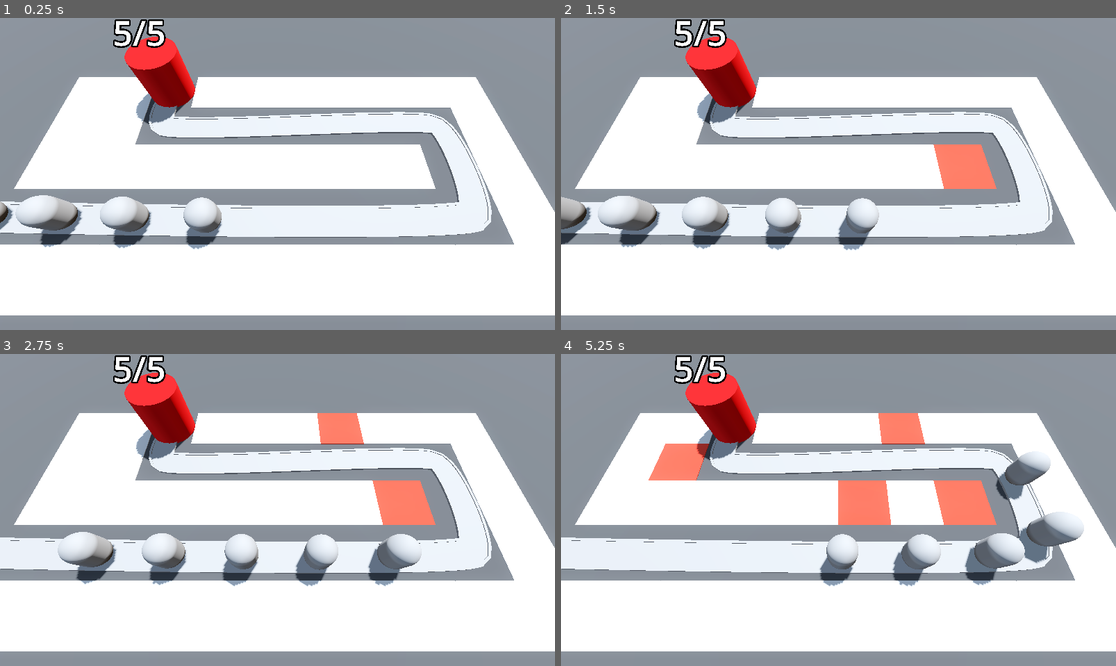
Above: before the commit, frames 1-4 (two rows, left to right).
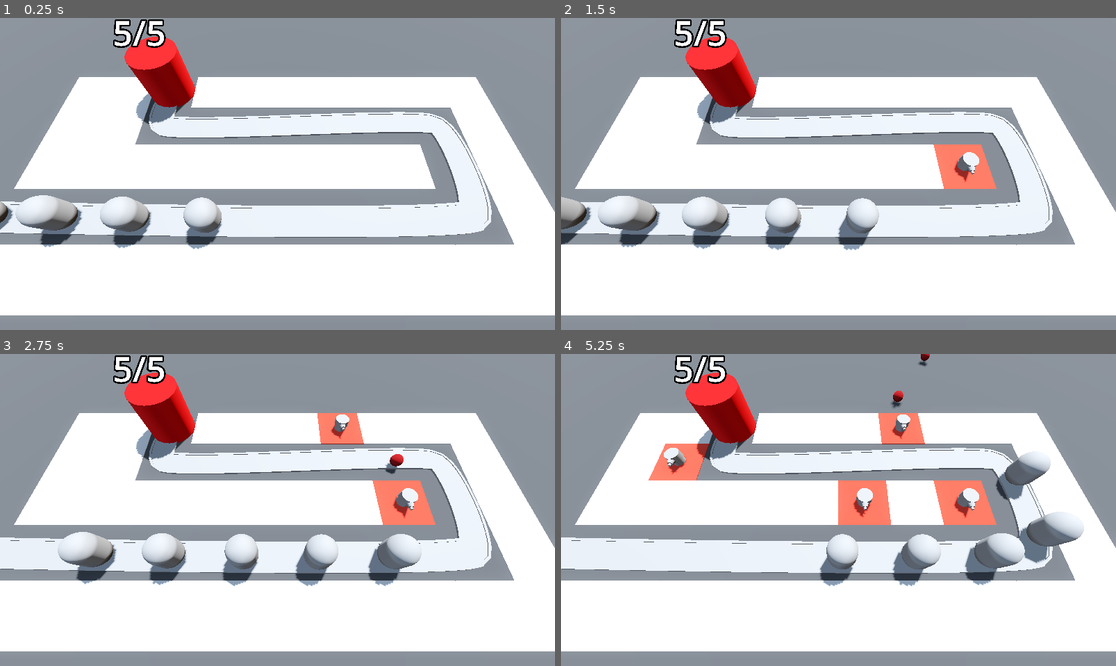
Above: after the commit, the same moments.

Repository: geraldovedrossi/gamedev_tv_godot
Game: Godot game, scene res://BaseLevel.tscn
The game is run twice, just before and just after one commit, with the same random seed, the same clock (stepped at 60 frames per second) and the same inputs.
Inputs (mouse positions are in pixels of both pictures, inside the frame that each line leads up to):
- Up to frame 1 (0.25 s): no input
- Up to frame 2 (1.5 s): move the mouse to (960, 158) at 0.52 s; click (960, 158) at 0.6 s; move the mouse to (727, 189) at 1.27 s; click (727, 189) at 1.35 s
- Up to frame 3 (2.75 s): move the mouse to (333, 441) at 2.02 s; click (333, 441) at 2.1 s
- Up to frame 4 (5.25 s): move the mouse to (810, 572) at 2.77 s; click (810, 572) at 2.85 s; move the mouse to (1005, 556) at 3.52 s; click (1005, 556) at 3.6 s; move the mouse to (672, 463) at 4.27 s; click (672, 463) at 4.35 s; move the mouse to (866, 510) at 5.02 s; click (866, 510) at 5.1 s

The runs differ from the first frame. In frame 2, 0.3% of the frame differs, in the area x 70-76%, y 42-53%; in frame 3, 0.5%; in frame 4, 1.0%, in the area x 18-76%, y 0-53%.

Commit message:
Creating projctiles

Diff:
--- a/barbarian-blaster/barbarian-blaster/BaseLevel.tscn
+++ b/barbarian-blaster/barbarian-blaster/BaseLevel.tscn
@@ -1,9 +1,11 @@
-[gd_scene load_steps=10 format=3 uid="uid://07b0w8wg0t3d"]
+[gd_scene load_steps=12 format=3 uid="uid://07b0w8wg0t3d"]
 
 [ext_resource type="PackedScene" uid="uid://cgepsgj0dutey" path="res://RayPickerCamera/ray_picker_camera.tscn" id="1_knq2t"]
 [ext_resource type="MeshLibrary" uid="uid://016mydobghxt" path="res://MeshLibraries/SpaceLibrary.tres" id="1_lvb7b"]
 [ext_resource type="PackedScene" uid="uid://cedg4p1ktt00c" path="res://Enemy/enemy.tscn" id="2_5x8ra"]
 [ext_resource type="PackedScene" uid="uid://b6a3tfb71rtov" path="res://Base/base.tscn" id="3_o2j4u"]
+[ext_resource type="Script" uid="uid://bsjogxvyjj8tp" path="res://turret_manager.gd" id="5_cwwxe"]
+[ext_resource type="PackedScene" uid="uid://d01unib15e15u" path="res://Turret/turret.tscn" id="6_ufkdr"]
 
 [sub_resource type="ProceduralSkyMaterial" id="ProceduralSkyMaterial_dq0bh"]
 sky_horizon_color = Color(0.66224277, 0.6717428, 0.6867428, 1)
@@ -28,7 +30,7 @@
 }
 point_count = 5
 
-[node name="Node3D" type="Node3D"]
+[node name="BaseLevel" type="Node3D"]
 
 [node name="WorldEnvironment" type="WorldEnvironment" parent="."]
 environment = SubResource("Environment_5x8ra")
@@ -42,9 +44,10 @@
 size = Vector3(100, 2, 100)
 material = SubResource("StandardMaterial3D_5x8ra")
 
-[node name="RayPickerCamera" parent="." node_paths=PackedStringArray("gridmap") instance=ExtResource("1_knq2t")]
+[node name="RayPickerCamera" parent="." node_paths=PackedStringArray("gridmap", "turret_manager") instance=ExtResource("1_knq2t")]
 transform = Transform3D(1, 0, 0, 0, 0.42261824, 0.9063078, 0, -0.9063078, 0.42261824, 0, 14.5, 9.5)
 gridmap = NodePath("../GridMap")
+turret_manager = NodePath("../TurretManager")
 
 [node name="GridMap" type="GridMap" parent="."]
 mesh_library = ExtResource("1_lvb7b")
@@ -111,12 +114,16 @@
 progress = 10.0
 
 [node name="Enemy4" parent="Path3D" instance=ExtResource("2_5x8ra")]
-transform = Transform3D(-0.016162677, 0, -0.9998686, 0, 1, 0, 0.9998686, 0, -0.016162677, -11.003227, 0, 6.3079515)
+transform = Transform3D(-0.016162673, 0, -0.99986833, 0, 1, 0, 0.99986833, 0, -0.016162673, -11.003227, 0, 6.3079515)
 progress = 15.0
 
 [node name="Enemy5" parent="Path3D" instance=ExtResource("2_5x8ra")]
-transform = Transform3D(-0.012331923, 0, -0.99992317, 0, 1, 0, 0.99992317, 0, -0.012331923, -6.003728, 0, 6.3796396)
+transform = Transform3D(-0.01233192, 0, -0.99992293, 0, 1, 0, 0.99992293, 0, -0.01233192, -6.003728, 0, 6.3796396)
 progress = 20.0
 
 [node name="Base" parent="." instance=ExtResource("3_o2j4u")]
 transform = Transform3D(1, 0, 0, 0, 1, 0, 0, 0, 1, -10, 0, -6)
+
+[node name="TurretManager" type="Node3D" parent="."]
+script = ExtResource("5_cwwxe")
+turret = ExtResource("6_ufkdr")
--- a/barbarian-blaster/barbarian-blaster/RayPickerCamera/ray_picker_camera.gd
+++ b/barbarian-blaster/barbarian-blaster/RayPickerCamera/ray_picker_camera.gd
@@ -1,6 +1,7 @@
 extends Camera3D
 
 @export var gridmap: GridMap
+@export var turret_manager: Node3D
 
 @onready var ray_cast_3d: RayCast3D = $RayCast3D
 
@@ -18,7 +19,9 @@
 				var cell = gridmap.local_to_map(collision_point)
 				if gridmap.get_cell_item(cell) == 0:
 					gridmap.set_cell_item(cell,1)
-				else: if gridmap.get_cell_item(cell) == 1:
-					gridmap.set_cell_item(cell,0)
+					var tile_position = gridmap.map_to_local(cell)
+					turret_manager.build_turret(tile_position)
+				#else: if gridmap.get_cell_item(cell) == 1:
+				#	gridmap.set_cell_item(cell,0)
 	else:
 		Input.set_default_cursor_shape(Input.CURSOR_ARROW)
--- /dev/null
+++ b/barbarian-blaster/barbarian-blaster/Turret/projectile.gd
@@ -0,0 +1,12 @@
+extends Area3D
+
+var direction: Vector3 = Vector3.FORWARD
+
+@export var speed: float = 30.0
+
+func _physics_process(delta: float) -> void:
+	position += direction * speed * delta
+
+
+func _on_timer_timeout() -> void:
+	queue_free()
--- /dev/null
+++ b/barbarian-blaster/barbarian-blaster/Turret/projectile.tscn
@@ -0,0 +1,28 @@
+[gd_scene load_steps=5 format=3 uid="uid://dhke6s5rq7xo4"]
+
+[ext_resource type="Script" uid="uid://b22hpox3kn5a" path="res://Turret/projectile.gd" id="1_sxav3"]
+
+[sub_resource type="StandardMaterial3D" id="StandardMaterial3D_tp1dm"]
+albedo_color = Color(0.52156866, 0, 0, 1)
+
+[sub_resource type="SphereMesh" id="SphereMesh_sxav3"]
+material = SubResource("StandardMaterial3D_tp1dm")
+
+[sub_resource type="SphereShape3D" id="SphereShape3D_3nq0t"]
+
+[node name="Projectile" type="Area3D"]
+top_level = true
+script = ExtResource("1_sxav3")
+
+[node name="MeshInstance3D" type="MeshInstance3D" parent="."]
+mesh = SubResource("SphereMesh_sxav3")
+
+[node name="CollisionShape3D" type="CollisionShape3D" parent="."]
+shape = SubResource("SphereShape3D_3nq0t")
+
+[node name="Timer" type="Timer" parent="."]
+wait_time = 2.0
+one_shot = true
+autostart = true
+
+[connection signal="timeout" from="Timer" to="." method="_on_timer_timeout"]
--- /dev/null
+++ b/barbarian-blaster/barbarian-blaster/Turret/turret.gd
@@ -0,0 +1,10 @@
+extends Node3D
+
+@export var projectile: PackedScene
+@onready var turret_top: MeshInstance3D = $TurretBase/TurretTop
+
+
+func _on_timer_timeout() -> void:
+	var shot = projectile.instantiate()
+	add_child(shot)
+	shot.global_position = turret_top.global_position
--- /dev/null
+++ b/barbarian-blaster/barbarian-blaster/Turret/turret.tscn
@@ -0,0 +1,47 @@
+[gd_scene load_steps=7 format=3 uid="uid://d01unib15e15u"]
+
+[ext_resource type="Script" uid="uid://coqbxcwumauv" path="res://Turret/turret.gd" id="1_5kpma"]
+[ext_resource type="PackedScene" uid="uid://dhke6s5rq7xo4" path="res://Turret/projectile.tscn" id="2_djkev"]
+
+[sub_resource type="CylinderMesh" id="CylinderMesh_cb20n"]
+height = 1.0
+
+[sub_resource type="CylinderMesh" id="CylinderMesh_5kpma"]
+top_radius = 0.6
+bottom_radius = 0.6
+height = 0.6
+
+[sub_resource type="CylinderMesh" id="CylinderMesh_djkev"]
+top_radius = 0.2
+bottom_radius = 0.3
+height = 0.5
+
+[sub_resource type="CylinderMesh" id="CylinderMesh_ttsi1"]
+top_radius = 0.1
+bottom_radius = 0.1
+height = 0.3
+
+[node name="Turret" type="Node3D"]
+script = ExtResource("1_5kpma")
+projectile = ExtResource("2_djkev")
+
+[node name="TurretBase" type="MeshInstance3D" parent="."]
+transform = Transform3D(1, 0, 0, 0, 1, 0, 0, 0, 1, 0, 0.5, 0)
+mesh = SubResource("CylinderMesh_cb20n")
+
+[node name="TurretTop" type="MeshInstance3D" parent="TurretBase"]
+transform = Transform3D(1, 0, 0, 0, 1, 0, 0, 0, 1, 0, 0.3, 0)
+mesh = SubResource("CylinderMesh_5kpma")
+
+[node name="Visor" type="MeshInstance3D" parent="TurretBase/TurretTop"]
+transform = Transform3D(1, 0, 0, 0, -4.371139e-08, -1, 0, 1, -4.371139e-08, 0, 0, 0.61541075)
+mesh = SubResource("CylinderMesh_djkev")
+
+[node name="Barrel" type="MeshInstance3D" parent="TurretBase/TurretTop/Visor"]
+transform = Transform3D(1, 0, 0, 0, 1, 0, 0, 0, 1, 0, 0.3137251, -5.9604645e-08)
+mesh = SubResource("CylinderMesh_ttsi1")
+
+[node name="Timer" type="Timer" parent="."]
+autostart = true
+
+[connection signal="timeout" from="Timer" to="." method="_on_timer_timeout"]
--- /dev/null
+++ b/barbarian-blaster/barbarian-blaster/turret_manager.gd
@@ -0,0 +1,8 @@
+extends Node3D
+
+@export var turret: PackedScene
+
+func build_turret(turret_position: Vector3) -> void:
+	var new_turret = turret.instantiate()
+	add_child(new_turret)
+	new_turret.global_position = turret_position
Not shown, added: barbarian-blaster/barbarian-blaster/Turret/projectile.gd.uid
Not shown, added: barbarian-blaster/barbarian-blaster/Turret/turret.gd.uid
Not shown, added: barbarian-blaster/barbarian-blaster/turret_manager.gd.uid
